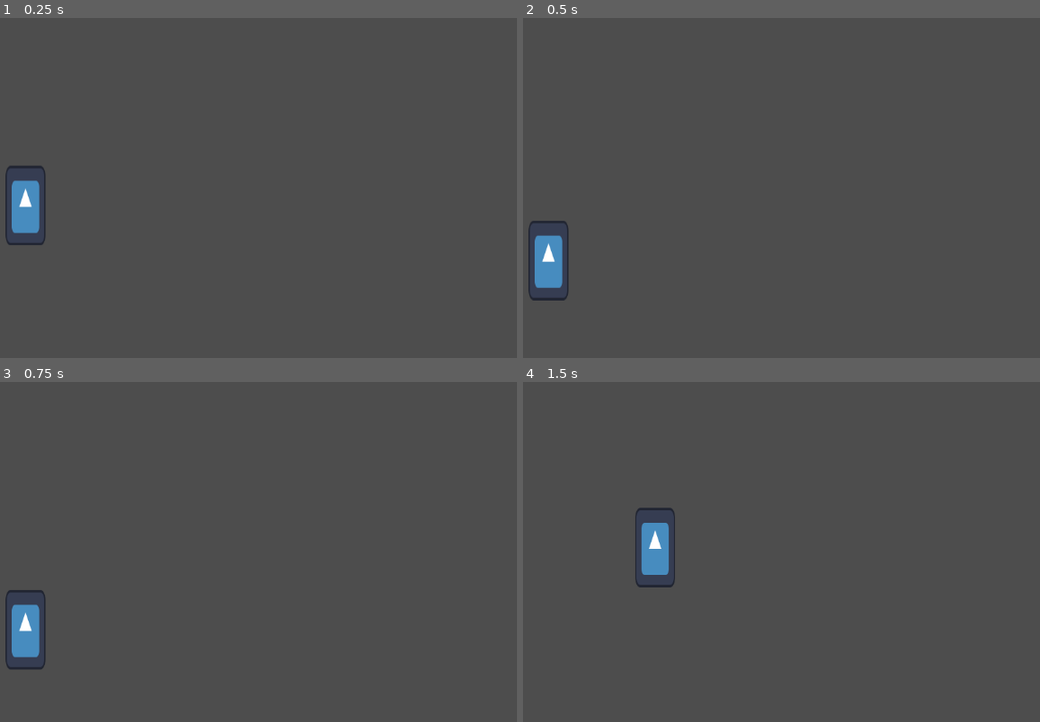
Above: before the commit, frames 1-4 (two rows, left to right).
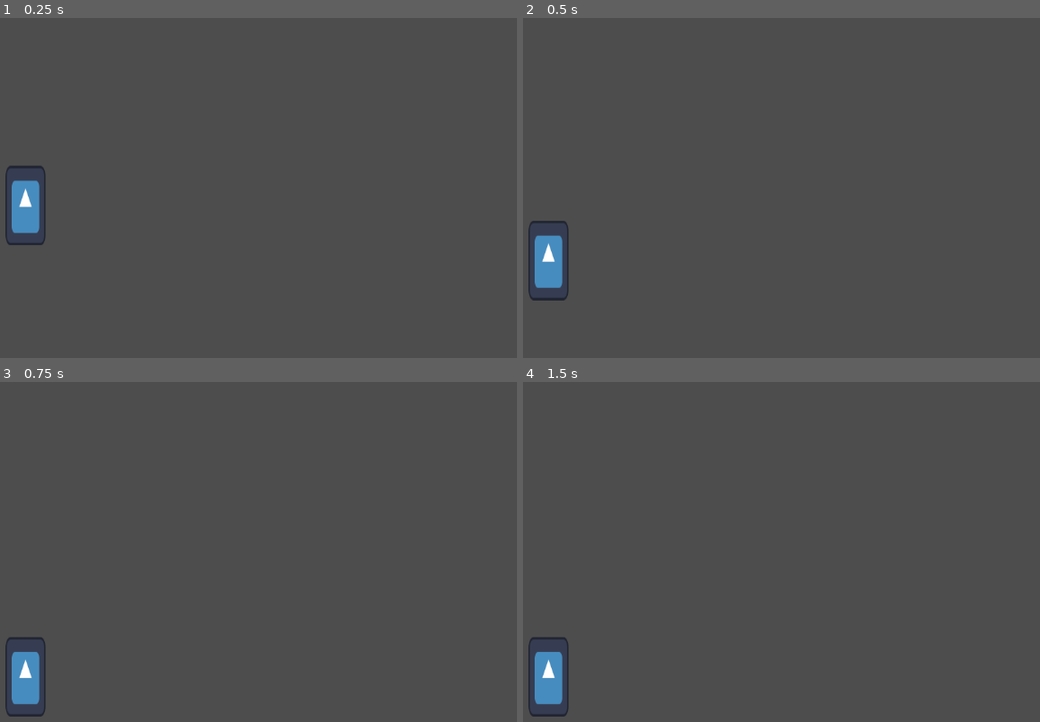
Above: after the commit, the same moments.

Repository: guco23/peladosntGGJ25
Game: Godot game, scene res://scenes/TestScene.tscn
The game is run twice, just before and just after one commit, with the same random seed, the same clock (stepped at 60 frames per second) and the same inputs. The engine's default icon, where the game draws it, is replaced by a stand-in: a white triangle on a blue panel in a dark square.
Inputs (mouse positions are in pixels of both pictures, inside the frame that each line leads up to):
- Up to frame 1 (0.25 s): no input
- Up to frame 2 (0.5 s): no input
- Up to frame 3 (0.75 s): move the mouse to (25, 630) at 0.52 s; click (25, 630) at 0.67 s
- Up to frame 4 (1.5 s): tap Enter at 1.25 s; move the mouse to (657, 548) at 1.27 s; click (657, 548) at 1.42 s

Frames 1-2 are identical in both runs. In frame 3, 1.8% of the frame differs, in the area x 1-9%, y 61-99%; in frame 4, 2.1%, in the area x 1-30%, y 36-99%.

Commit message:
cosillas

Diff:
--- a/proyectogodot/prefabs/Lata.tscn
+++ b/proyectogodot/prefabs/Lata.tscn
@@ -19,3 +19,5 @@
 
 [connection signal="body_entered" from="." to="." method="_on_body_entered"]
 [connection signal="input_event" from="." to="." method="_on_input_event"]
+[connection signal="mouse_entered" from="." to="." method="_on_mouse_entered"]
+[connection signal="mouse_exited" from="." to="." method="_on_mouse_exited"]
--- a/proyectogodot/scripts/lata.gd
+++ b/proyectogodot/scripts/lata.gd
@@ -1,10 +1,12 @@
 extends RigidBody2D
 
 var isPicked : bool
+var isMoused : bool
 
 # Called when the node enters the scene tree for the first time.
 func _ready() -> void:
 	isPicked = false
+	isMoused = false
 	pass # Replace with function body.
 
 
@@ -16,9 +18,27 @@
 
 func _input(event):
 	if event is InputEventMouseButton and event.pressed:
-		isPicked = true;
+		if isMoused:
+			Pick()
+	if event is InputEventMouseButton and event.is_released():
+		Drop()
 
 
+func Drop():
+	isPicked = false
+
+func Pick():
+	isPicked = true
 
 func _on_body_entered(body: Node) -> void:
 	print_debug("lata collision")
+
+
+func _on_mouse_entered() -> void:
+	isMoused = true
+	print_debug("mouse entered")
+
+
+func _on_mouse_exited() -> void:
+	print_debug("mouse exited")
+	isMoused = false
